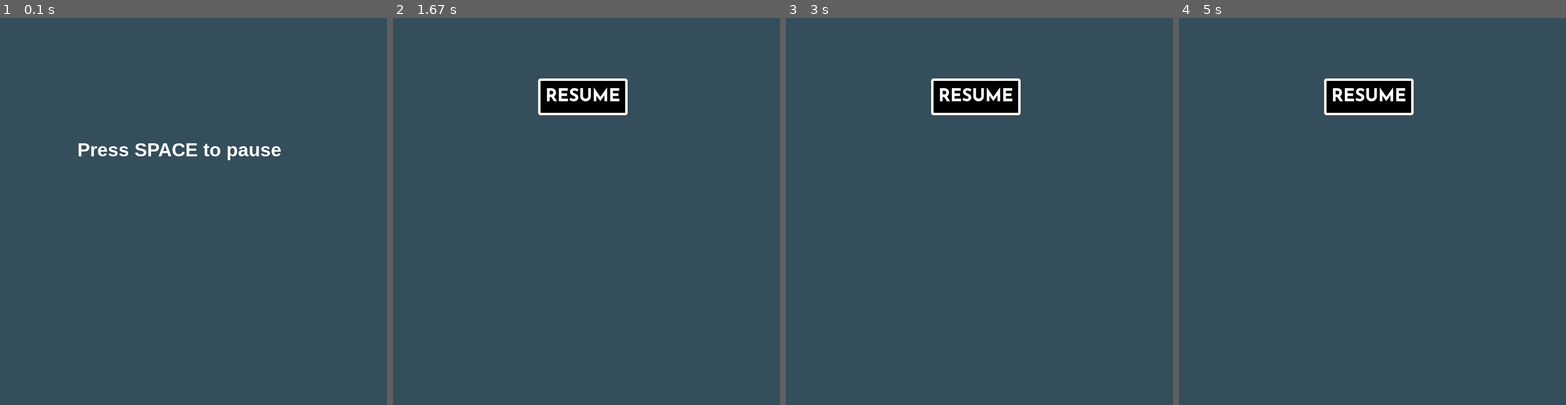
Above: before the commit, frames 1-4 (left to right).
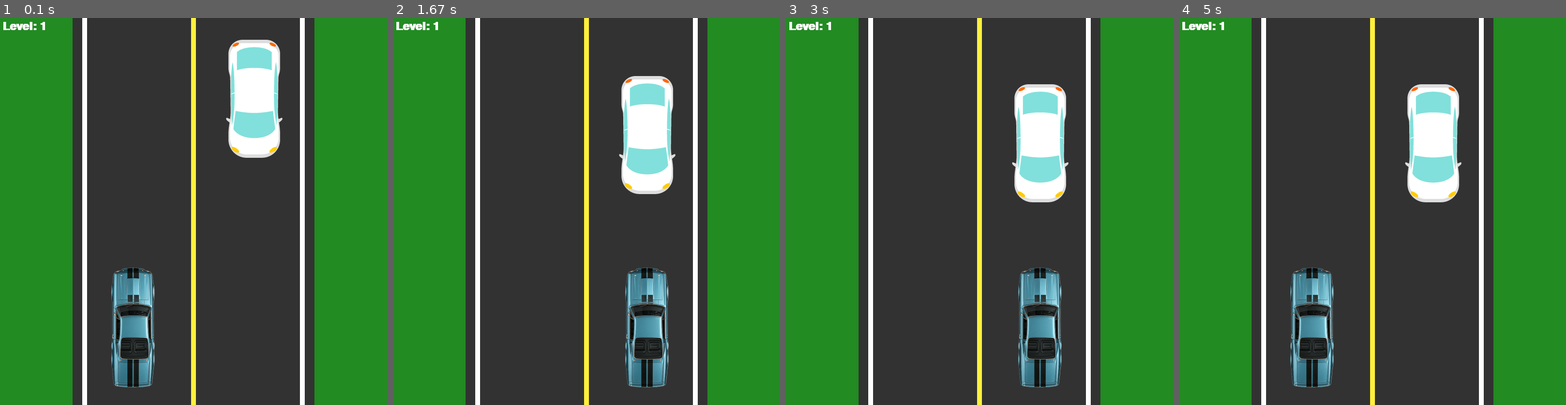
Above: after the commit, the same moments.

Repository: Inc21/car-racing-pygame
Game: pygame game, started from car_racing_game.py
Same seed, same stepped clock (60 frames per second), same inputs: the game is played once before the commit and once after it.
Inputs (mouse positions are in pixels of both pictures, inside the frame that each line leads up to):
- Up to frame 1 (0.1 s): no input
- Up to frame 2 (1.67 s): hold A 0.33-0.8 s; hold Right 0.33-0.8 s; hold A 0.83-1.3 s; hold Right 0.83-1.3 s; tap Space at 1.33 s
- Up to frame 3 (3 s): hold A 1.67-2.13 s; hold Right 1.67-2.13 s; click (975, 99) at 2.22 s; tap Space at 2.5 s
- Up to frame 4 (5 s): hold Right 3.33-3.8 s; click (1515, 346) at 3.88 s; hold Left from 4.73 s (still down)

The runs differ from the first frame. In frame 1, 100% of the frame differs, in the area x 0-100%, y 0-100%; in frame 2, 100%; in frame 3, 100%; in frame 4, 100%.

Commit message:
Change grass colour and fix the game loop

Diff:
--- a/car_racing_game.py
+++ b/car_racing_game.py
@@ -123,7 +123,7 @@
 # game loop
 run = True
 while run:
-    screen.fill((52, 78, 91))
+    screen.fill((34, 139, 34))
 
     # check if game is paused
     if game_paused:
@@ -131,74 +131,72 @@
             game_paused = False
         # display menu
     else:
-        draw_text("Press SPACE to pause", font, text_col, 160, 250)
-
+        # draw_text("Press SPACE to pause", font, text_col, 160, 250)
+        counter += 1
+
+        if counter == 800:
+            speed += 1
+            counter = 0
+
+            print("Level up! Speed increased to", speed)
+        # animate enemy car
+        car2_loc[1] += speed
+        if car2_loc[1] > height:
+            if random.randint(0, 1):
+                car2_loc.center = left_lane, -200
+            else:
+                car2_loc.center = right_lane, -200
+        # end game
+        if car_loc[0] == car2_loc[0] and car2_loc[1] > car_loc[1] - 250:
+            # break
+            # game_over()
+
+            # draw_text("Game Over", font, text_col, 160, 250)
+            print("Game Over")
+            # break
+
+    # event listeners
     for event in pygame.event.get():
-        if event.type == pygame.KEYDOWN:
+        if event.type == QUIT: # noqa
+            run = False
+        if event.type == KEYDOWN: # noqa
+            if event.key in [K_LEFT, K_a] and car_loc[0] == 400: # noqa
+                car_loc = car_loc.move([-int(road_w/2), 0])
+            if event.key in [K_RIGHT, K_d] and car_loc[0] == 150: # noqa
+                car_loc = car_loc.move([+int(road_w/2), 0])
             if event.key == pygame.K_SPACE:
                 game_paused = True
-        if event.type == pygame.QUIT:
-            run = False
-
-    # counter += 1
-
-    # if counter == 800:
-    #     speed += 1
-    #     counter = 0
-
-    #     print("Level up! Speed increased to", speed)
-    # # animate enemy car
-    # car2_loc[1] += speed
-    # if car2_loc[1] > height:
-    #     if random.randint(0, 1):
-    #         car2_loc.center = left_lane, -200
-    #     else:
-    #         car2_loc.center = right_lane, -200
-    # # end game
-    # if car_loc[0] == car2_loc[0] and car2_loc[1] > car_loc[1] - 250:
-    #     game_over()
-    #     print("Game Over")
-    #     # break
-
-    # # event listeners
-    # for event in pygame.event.get():
-    #     if event.type == QUIT: # noqa
-    #         running = False
-    #     if event.type == KEYDOWN: # noqa
-    #         if event.key in [K_LEFT, K_a] and car_loc[0] == 400: # noqa
-    #             car_loc = car_loc.move([-int(road_w/2), 0])
-    #         if event.key in [K_RIGHT, K_d] and car_loc[0] == 150: # noqa
-    #             car_loc = car_loc.move([+int(road_w/2), 0])
-
-    # # draw the road
-    # pygame.draw.rect(
-    #     screen,
-    #     (50, 50, 50),
-    #     (width/2-road_w/2, 0, road_w, height)
-    # )
-
-    # # draw the center line
-    # pygame.draw.rect(
-    #     screen,
-    #     (255, 240, 60),
-    #     (width/2-roadmark_w/2, 0, roadmark_w, height))
-
-    # # draw right road mark
-    # pygame.draw.rect(
-    #     screen,
-    #     (255, 255, 255),
-    #     (width/2+road_w/2 - roadmark_w*3, 0, roadmark_w, height))
-
-    # # draw left road mark
-    # pygame.draw.rect(
-    #     screen,
-    #     (255, 255, 255),
-    #     (width/2-road_w/2 + roadmark_w*2, 0, roadmark_w, height))
-
-    # show_level()
-
-    # screen.blit(car, car_loc)
-    # screen.blit(car2, car2_loc)
+
+    # draw the road
+    pygame.draw.rect(
+        screen,
+        (50, 50, 50),
+        (width/2-road_w/2, 0, road_w, height)
+    )
+
+    # draw the center line
+    pygame.draw.rect(
+        screen,
+        (255, 240, 60),
+        (width/2-roadmark_w/2, 0, roadmark_w, height))
+
+    # draw right road mark
+    pygame.draw.rect(
+        screen,
+        (255, 255, 255),
+        (width/2+road_w/2 - roadmark_w*3, 0, roadmark_w, height))
+
+    # draw left road mark
+    pygame.draw.rect(
+        screen,
+        (255, 255, 255),
+        (width/2-road_w/2 + roadmark_w*2, 0, roadmark_w, height))
+
+    show_level()
+
+    screen.blit(car, car_loc)
+    screen.blit(car2, car2_loc)
+
     pygame.display.update()
 
     # limits FPS to 60
Binary file added: car_newnew_skinny.png
